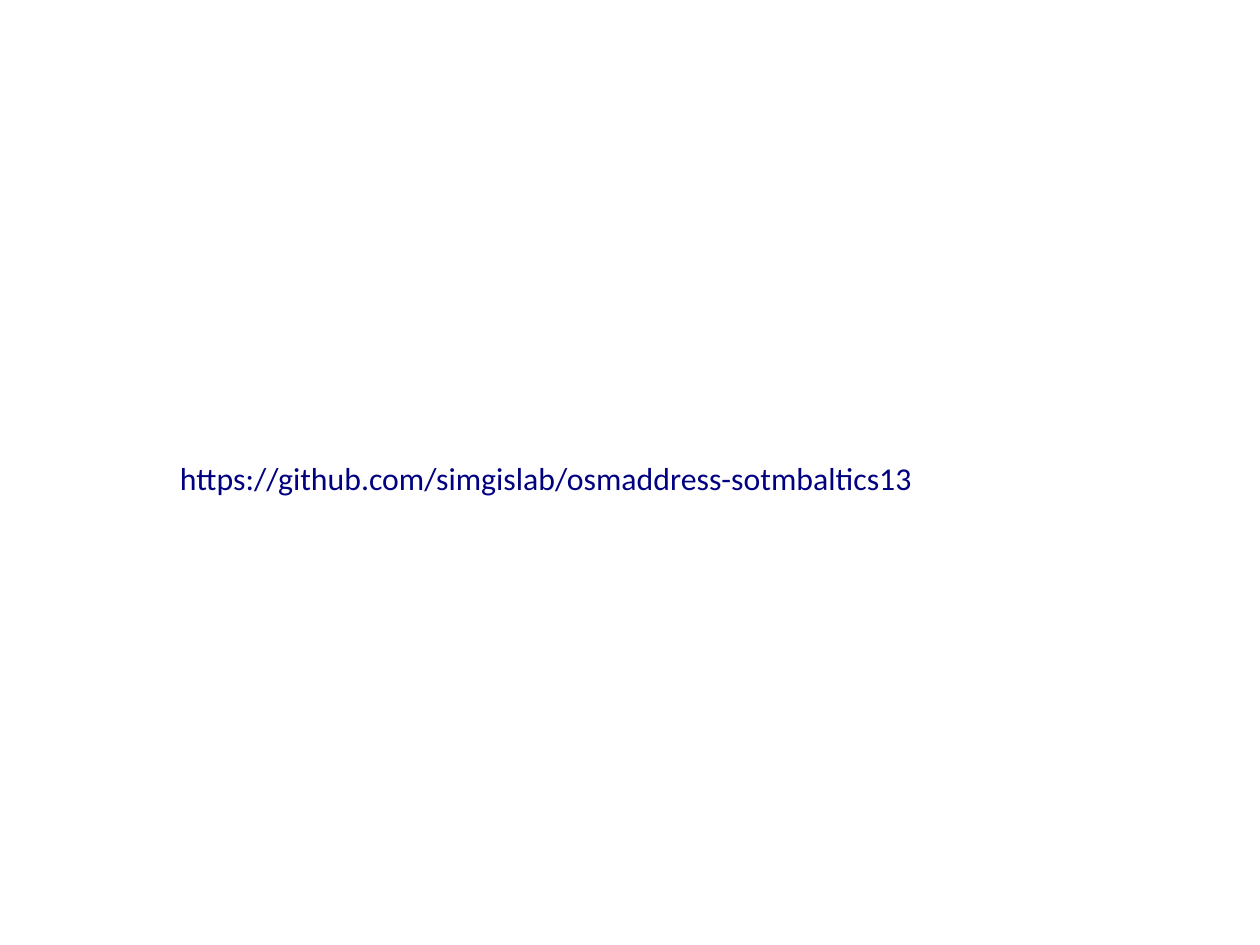
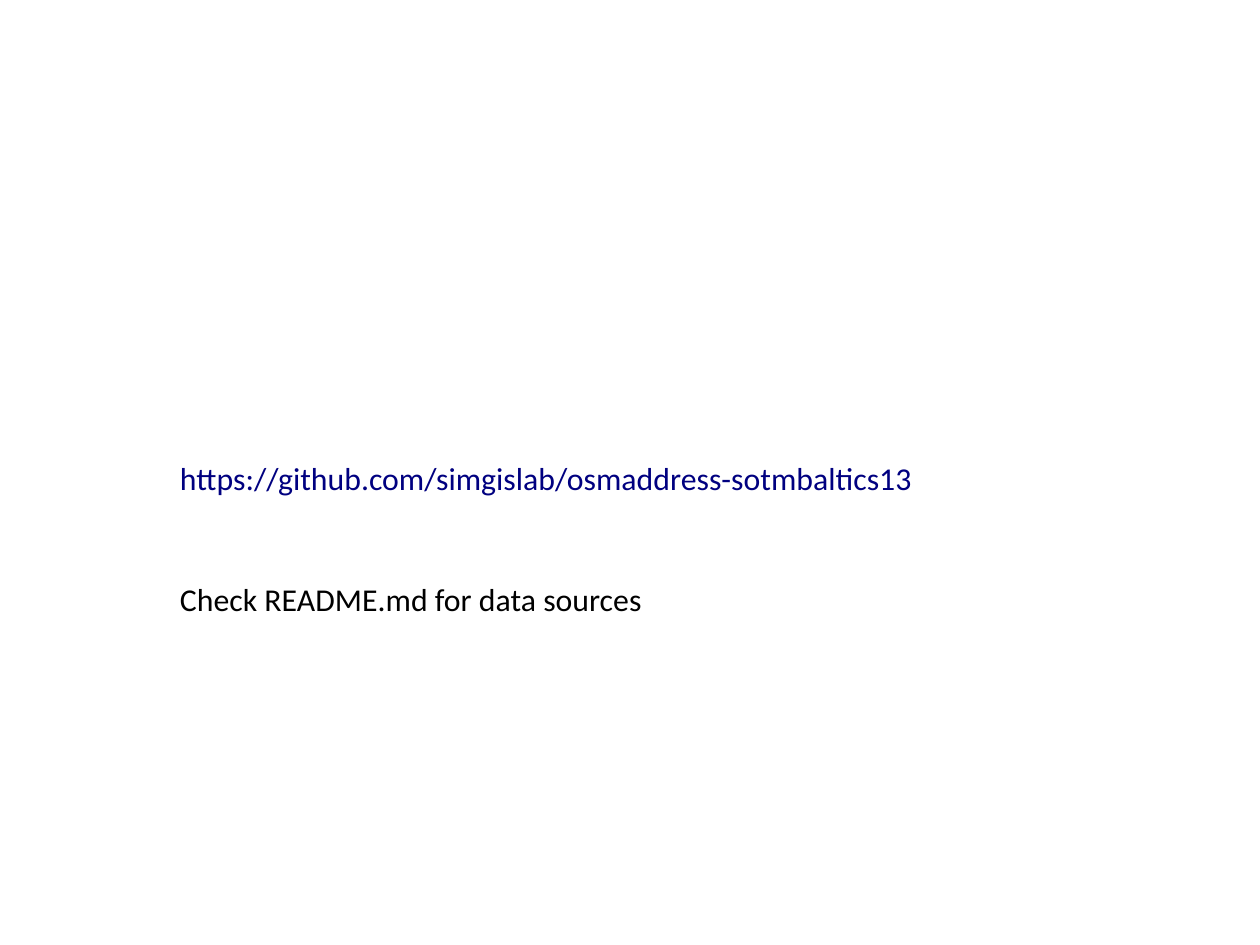
Before and after one commit to simgislab/osmaddress-sotmbaltics13, a slide deck: slide 24 of md-osm-address.odp. Drawn at 1260x945 pixels with LibreOffice and Linux fonts; fonts in the diff are those of the drawing; background and template pictures are left out. Boxes give left, top, right and bottom in pixels: in the first picture for what was removed or moved away, otherwise in the second. Text is boxed around its words. In the diff, an @@ line names an element or a change of style, - is before the commit and + after.

Commit message:
sources

```diff
--- a/md-osm-address.odp
+++ b/md-osm-address.odp
@@ text at <box>180,589,641,612</box>: paragraph added @@
+Check README.md for data sources
```
Also in this commit, not shown: 1 other file.
